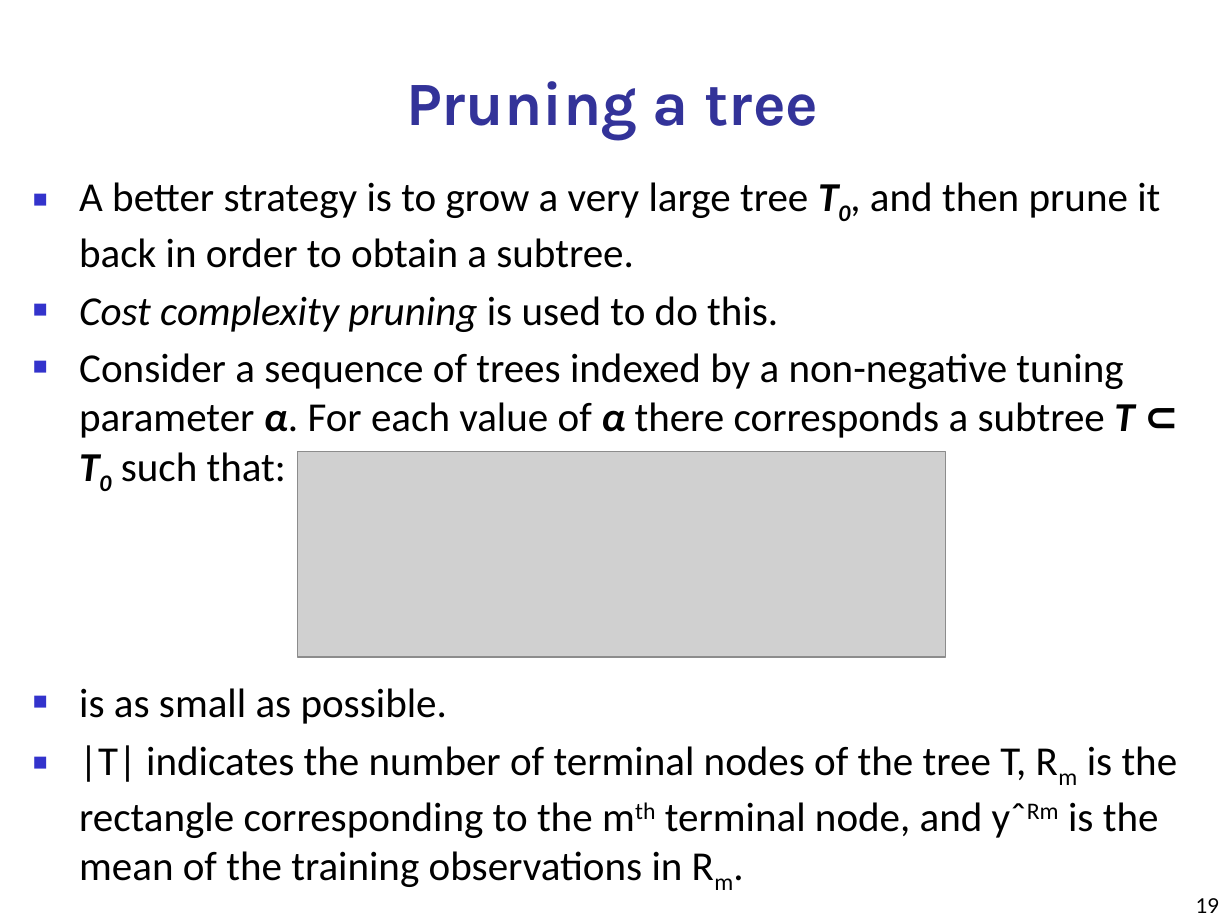
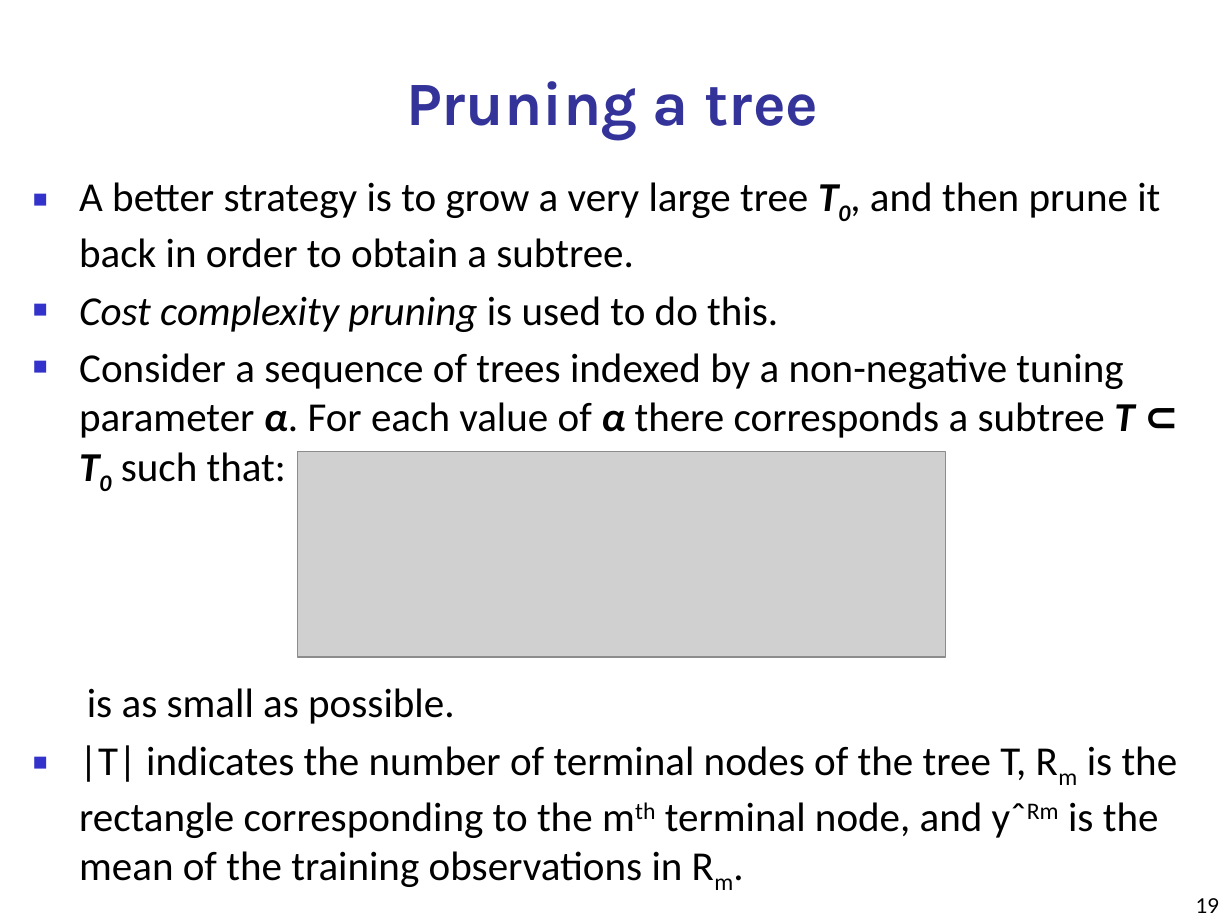
Before and after one commit to jayurbain/DataScienceIntro, a slide deck: slide 19 of slides/08_decision_trees.pptx. Drawn at 1232x924 pixels with LibreOffice and Linux fonts; fonts in the diff are those of the drawing; grey boxes stand for pictures. Boxes give left, top, right and bottom in pixels: in the first picture for what was removed or moved away, otherwise in the second. Text is boxed around its words. In the diff, an @@ line names an element or a change of style, - is before the commit and + after.

```diff
--- a/slides/08_decision_trees.pptx
+++ b/slides/08_decision_trees.pptx
@@ text at (87, 688, 454, 724): bullet ■ to none; list level 1 to 2 in "is as small as possible." @@
```
Also in this commit, not shown: 24 other slides changed, 1 other file.
